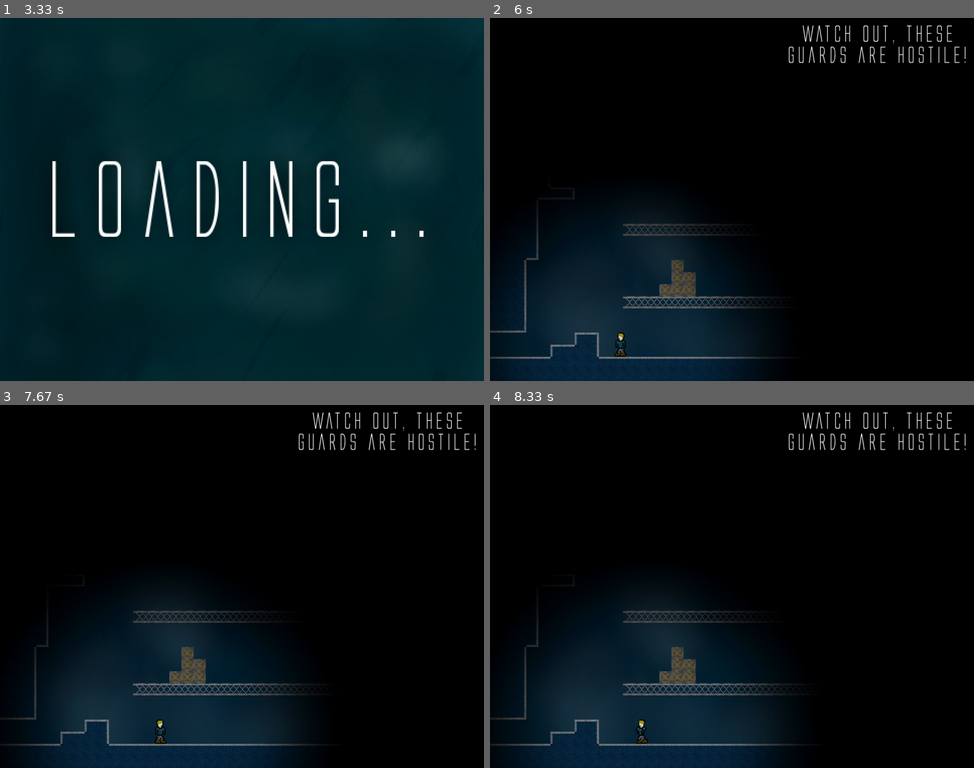
Above: before the commit, frames 1-4 (two rows, left to right).
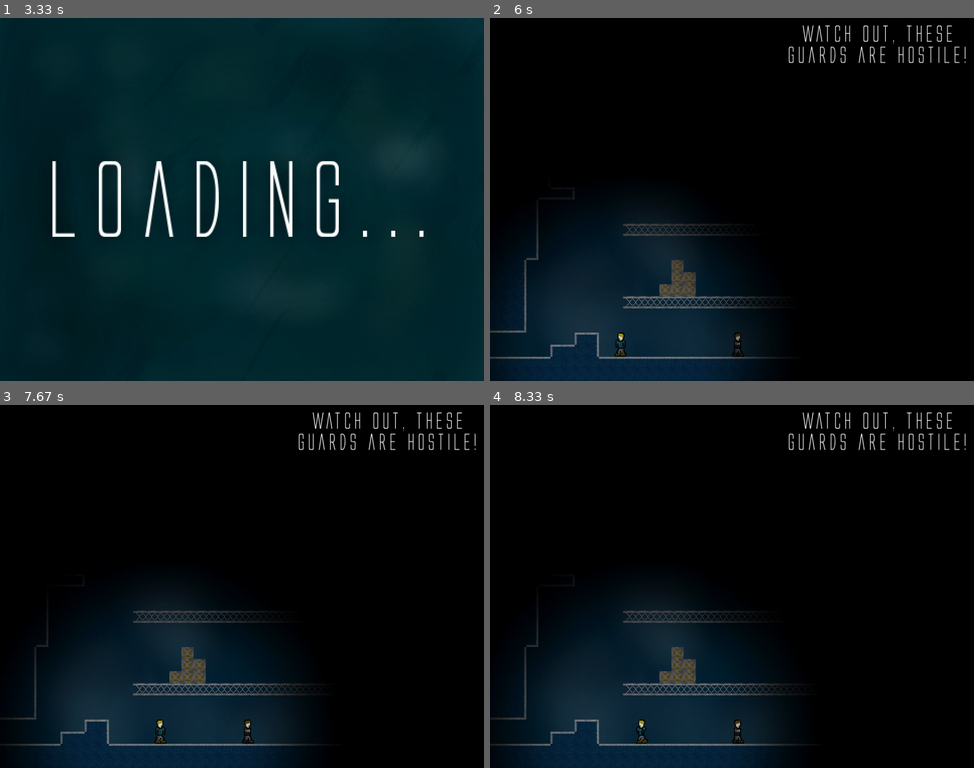
Above: after the commit, the same moments.

Repository: Sigton/stealth
Game: pygame game, started from main.py
Two runs of this game, one before a commit and one after it. Both use one fixed random seed, a clock stepped at 60 frames per second and the inputs below.
Inputs:
- Up to frame 1 (3.33 s): no input
- Up to frame 2 (6 s): hold Right 3.4-4.03 s; hold Left 4.07-4.53 s; hold Right 4.57-5.03 s; hold Up 5.07-5.37 s; hold Right 5.4-5.87 s; hold Left from 5.9 s (still down)
- Up to frame 3 (7.67 s): release Left at 6.43 s; hold Left 6.47-6.87 s; hold Up 6.9-7.27 s; hold Right from 7.3 s (still down)
- Up to frame 4 (8.33 s): release Right at 7.93 s; hold Left from 7.97 s (still down)

Frame 1 is identical in both runs. In frame 2, less than 0.1% of the frame differs, in the area x 50-53%, y 86-94%; in frame 3, 0.1%; in frame 4, 0.1%.

Commit message:
Hostile guards should now render

Diff:
--- a/level.py
+++ b/level.py
@@ -132,6 +132,17 @@
 
         self.guards.add(new_guard)
 
+    def create_hguard(self, x, y):
+        new_hguard = guards.HostileGuard()
+
+        new_hguard.rect.x = x
+        new_hguard.rect.y = y
+
+        new_hguard.level = self
+        new_hguard.player = self.player
+
+        self.guards.add(new_hguard)
+
     def render(self, data):
 
         self.door_no = 0
@@ -158,6 +169,9 @@
 
                 elif tile_data['tile'] == 25:
                     self.create_bomb(position[0]*24, position[1]*24)
+
+                elif tile_data['tile'] == 27:
+                    self.create_hguard(position[0]*24, (position[1]*24)-24)
 
             elif tile_data['type'] == "Solid":
                 self.create_platform(platforms.platforms[tile_data['tile']-1], position[0]*24, position[1]*24)
